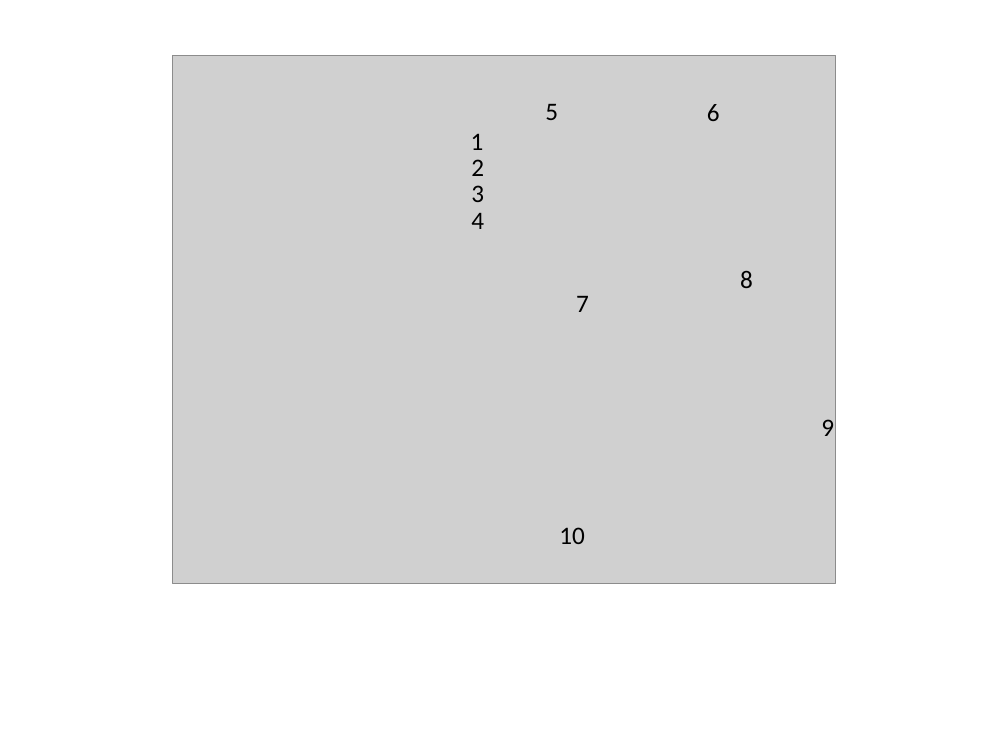
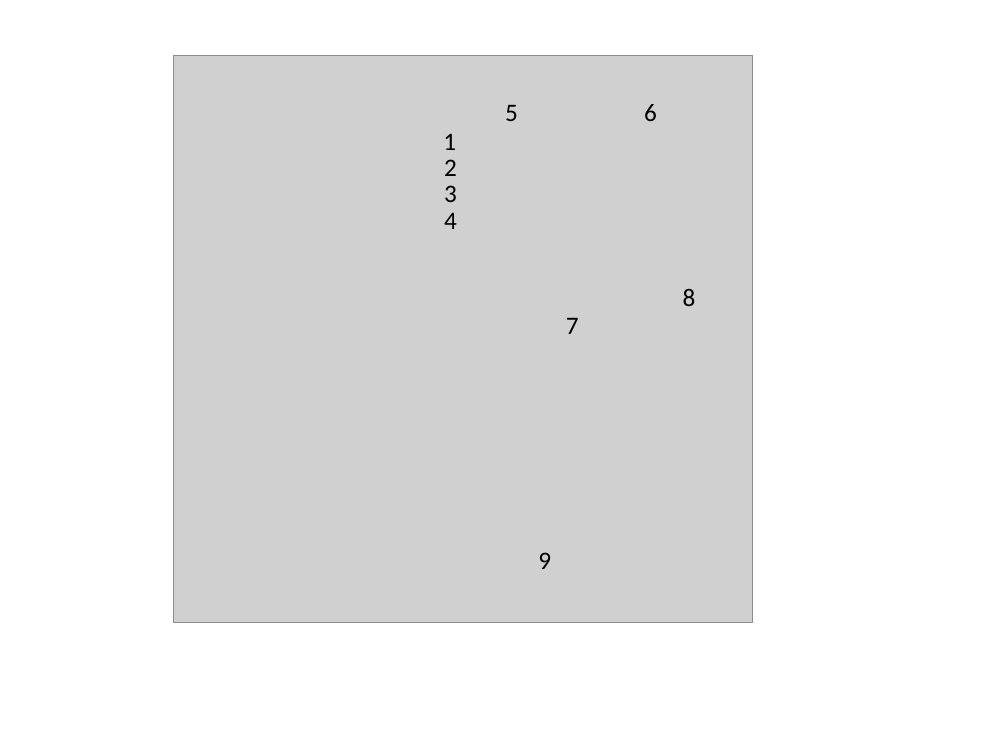
Before and after one commit to DePrettoM/EEGpal, a slide deck: slide 22 of Manuels/picture_EEGpal_manuals.pptx. Drawn at 1008x756 pixels with LibreOffice and Linux fonts; fonts in the diff are those of the drawing; grey boxes stand for pictures. Boxes give left, top, right and bottom in pixels: in the first picture for what was removed or moved away, otherwise in the second. Text is boxed around its words. In the diff, an @@ line names an element or a change of style, - is before the commit and + after.

```diff
--- a/Manuels/picture_EEGpal_manuals.pptx
+++ b/Manuels/picture_EEGpal_manuals.pptx
@@ picture: place and size @@
-picture at (172,55,836,584)
+picture at (173,55,752,622)
@@ text "5": place and size @@
-text "5" at (545,104,558,120)
+text "5" at (505,105,518,121)
@@ text "6": place and size @@
-text "6" at (707,104,720,121)
+text "6" at (644,104,657,121)
@@ 4 texts: place and size @@
-4 texts at (471,133,484,229)
+4 texts at (443,133,457,229)
@@ text "8": place and size @@
-text "8" at (740,271,753,288)
+text "8" at (683,289,696,306)
@@ text "7": place and size @@
-text "7" at (576,296,589,312)
+text "7" at (566,318,579,334)
@@ text "9": place and size @@
-text "9" at (821,419,834,436)
+text "9" at (538,552,551,569)
@@ text removed at (559,527,585,544) @@
-10
```
Also in this commit, not shown: 9 other slides changed, 24 other files.
